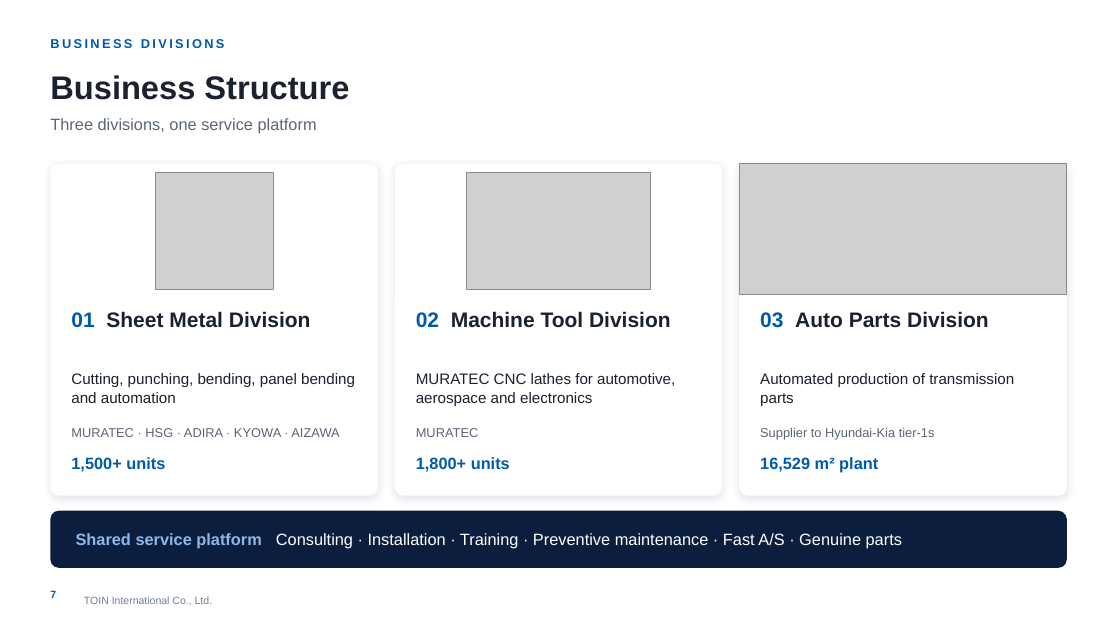
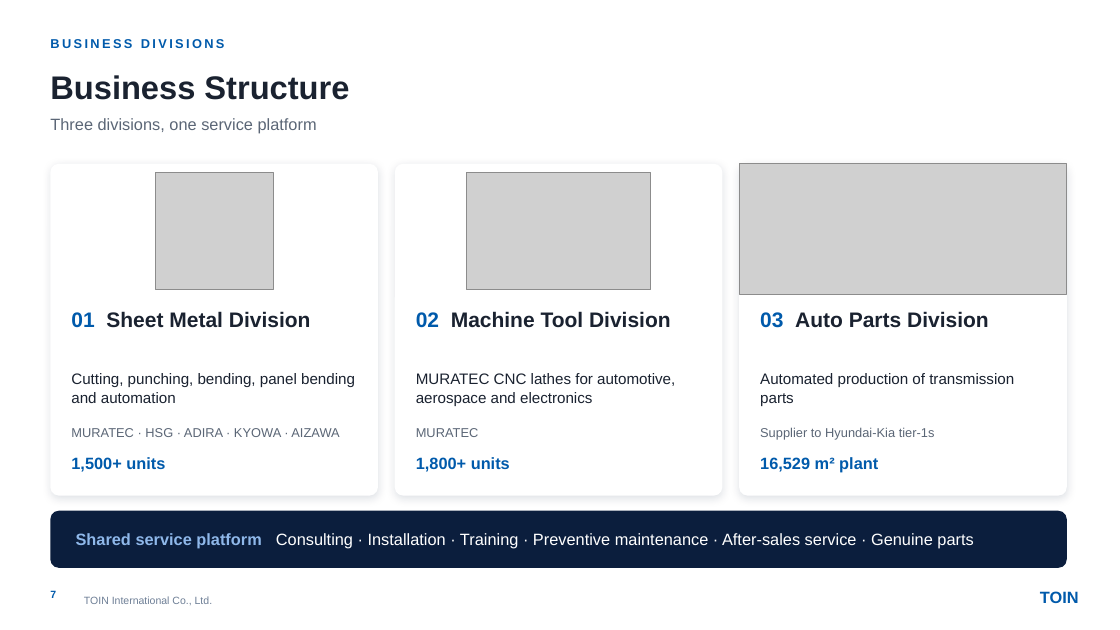
Before and after one commit to zeaus81/search, a slide deck: slide 7 of company_profile_2027/TOIN_Company_Profile_2027_EN.pptx. Drawn at 1120x630 pixels with LibreOffice and Linux fonts; fonts in the diff are those of the drawing; grey boxes stand for pictures; background and template pictures are left out. Boxes give left, top, right and bottom in pixels: in the first picture for what was removed or moved away, otherwise in the second. Text is boxed around its words. In the diff, an @@ line names an element or a change of style, - is before the commit and + after.

```diff
--- a/company_profile_2027/TOIN_Company_Profile_2027_EN.pptx
+++ b/company_profile_2027/TOIN_Company_Profile_2027_EN.pptx
@@ text at (x1=76, y1=533, x2=973, y2=549): text changed @@
-Shared service platform Consulting · Installation · Training · Preventive maintenance · Fast A/S · Genuine parts
+Shared service platform Consulting · Installation · Training · Preventive maintenance · After-sales service · Genuine parts
@@ text added at (x1=1040, y1=591, x2=1079, y2=603), 14 pt, text #005AAB, bold @@
+TOIN
```
Also in this commit, not shown: 19 other slides changed, 1 other file.
